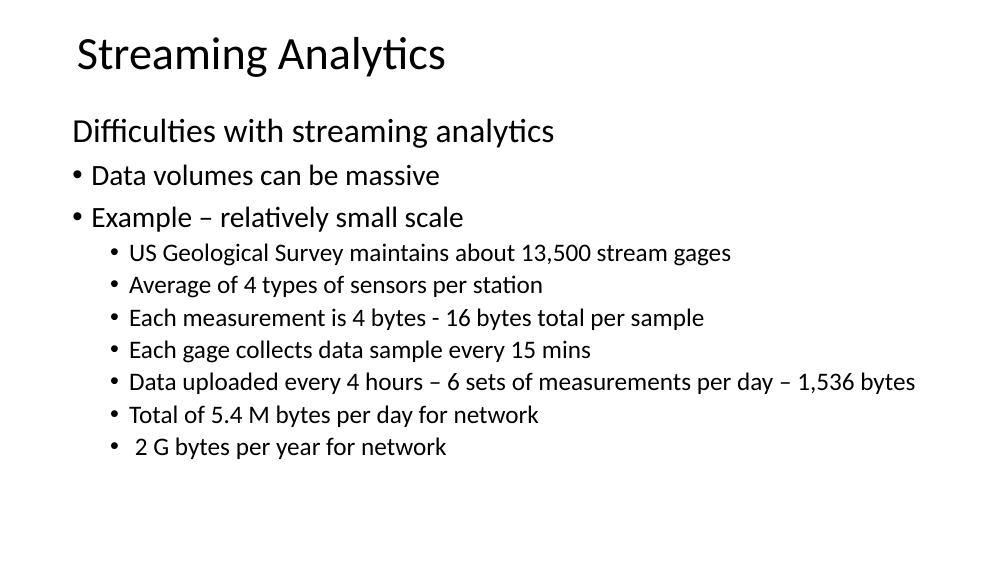
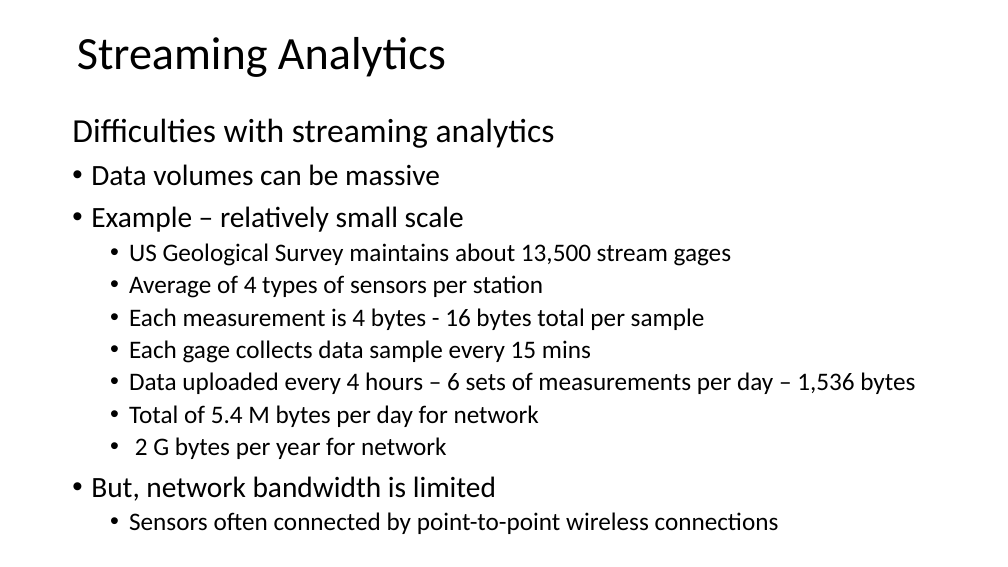
Before and after one commit to StephenElston/CSCI-E-108, a slide deck: slide 3 of slides/3_StreamingAnalytics.pptx. Drawn at 1008x567 pixels with LibreOffice and Linux fonts; fonts in the diff are those of the drawing. Boxes give left, top, right and bottom in pixels: in the first picture for what was removed or moved away, otherwise in the second. Text is boxed around its words. In the diff, an @@ line names an element or a change of style, - is before the commit and + after.

```diff
--- a/slides/3_StreamingAnalytics.pptx
+++ b/slides/3_StreamingAnalytics.pptx
@@ text at [91,476,779,534]: paragraphs added @@
+• But, network bandwidth is limited
+  • Sensors often connected by point-to-point wireless connections
```
Also in this commit, not shown: 3 other slides changed, 6 slides added, 1 slide removed.
